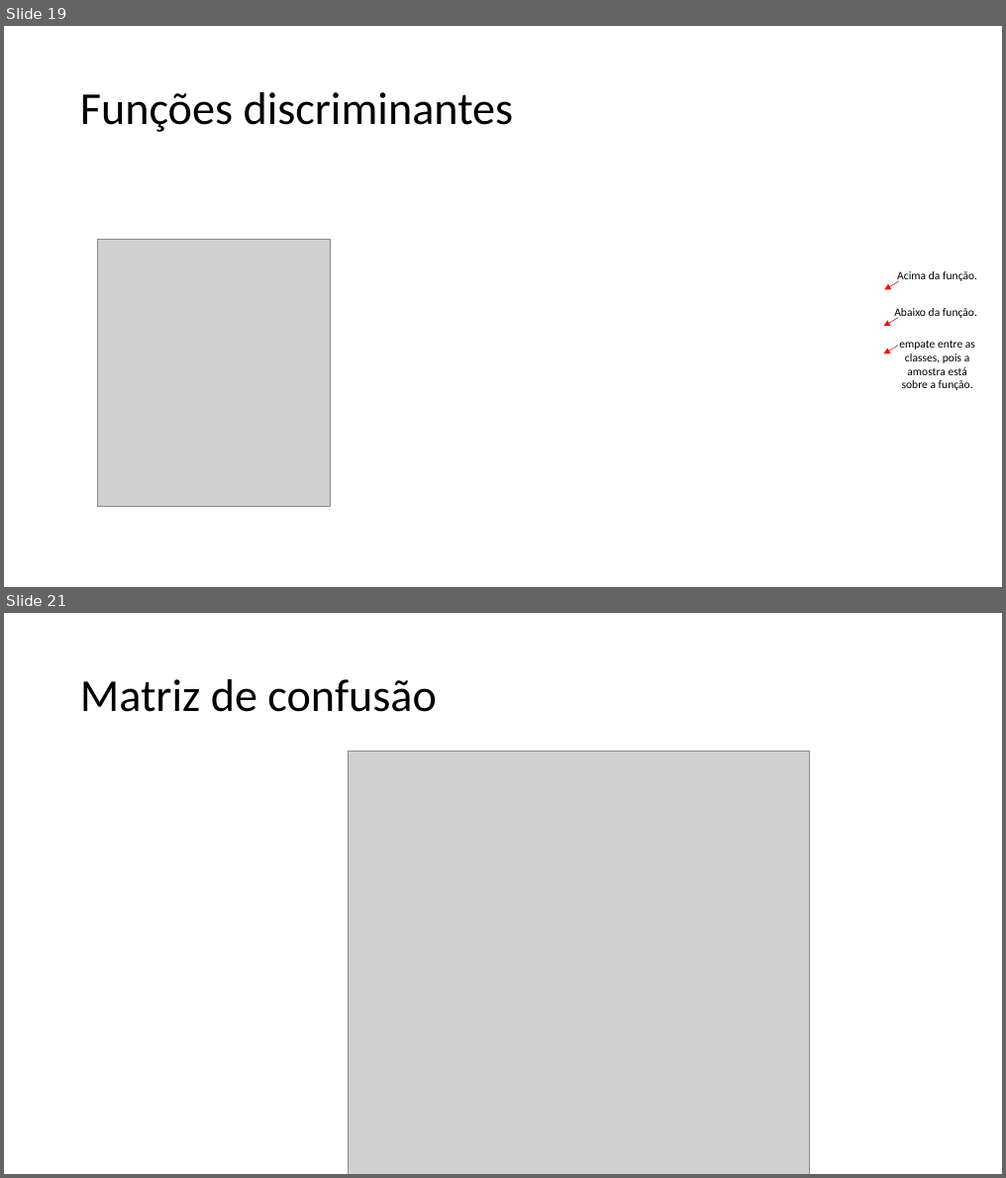
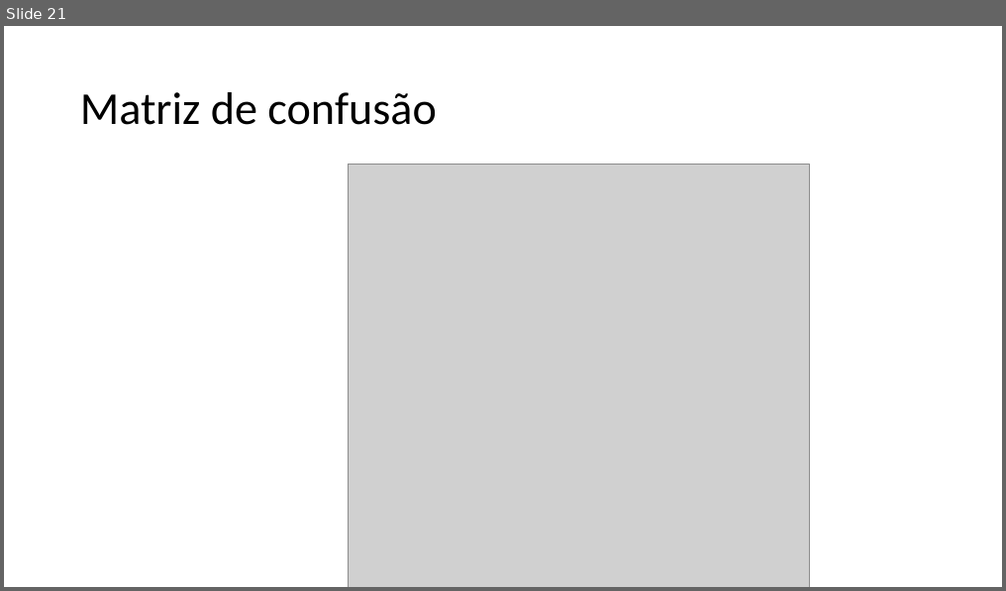
Before and after one commit to zz4fap/c24_inteligencia_artificial, a slide deck: slides/C24_Classificação.pptx. Shown one above the other, each under a label of ours: slides 19 and 21 before the commit, slide 21 after it; the slides between them are not shown. The pictures are 1006x1178 and 1006x591 pixels, drawn with LibreOffice and Linux fonts; fonts in the diff are those of the drawing; grey boxes stand for pictures. Boxes give left, top, right and bottom in pixels: in the first picture for what was removed or moved away, otherwise in the second. Text is boxed around its words. In the diff, an @@ line names an element or a change of style, - is before the commit and + after.

```diff
--- a/slides/C24_Classificação.pptx
+++ b/slides/C24_Classificação.pptx
@@ slide 19 removed at (x1=4, y1=26, x2=1002, y2=587), background #FFFFFF @@
@@ title removed at (x1=80, y1=92, x2=514, y2=132) @@
-Funções discriminantes
@@ picture removed at (x1=98, y1=240, x2=331, y2=506) @@
@@ arrow removed from (899, 281) to (884, 290) @@
@@ text removed at (x1=897, y1=272, x2=977, y2=282) @@
-Acima da função.
@@ arrow removed from (899, 318) to (884, 326) @@
@@ text removed at (x1=894, y1=308, x2=977, y2=320) @@
-Abaixo da função.
@@ arrow removed from (899, 346) to (884, 354) @@
@@ text removed at (x1=899, y1=340, x2=975, y2=390) @@
-empate entre as classes, pois a amostra está sobre a função.
```
Also in this commit, not shown: 2 slides changed, 3 slides added, 2 other slides removed.
